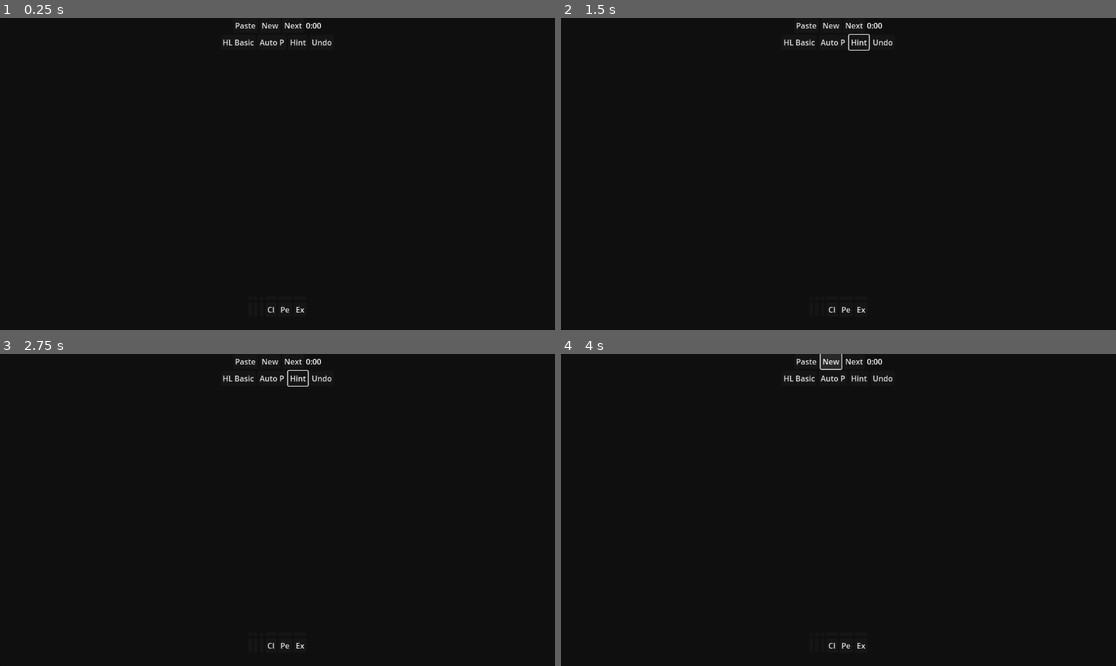
Above: before the commit, frames 1-4 (two rows, left to right).
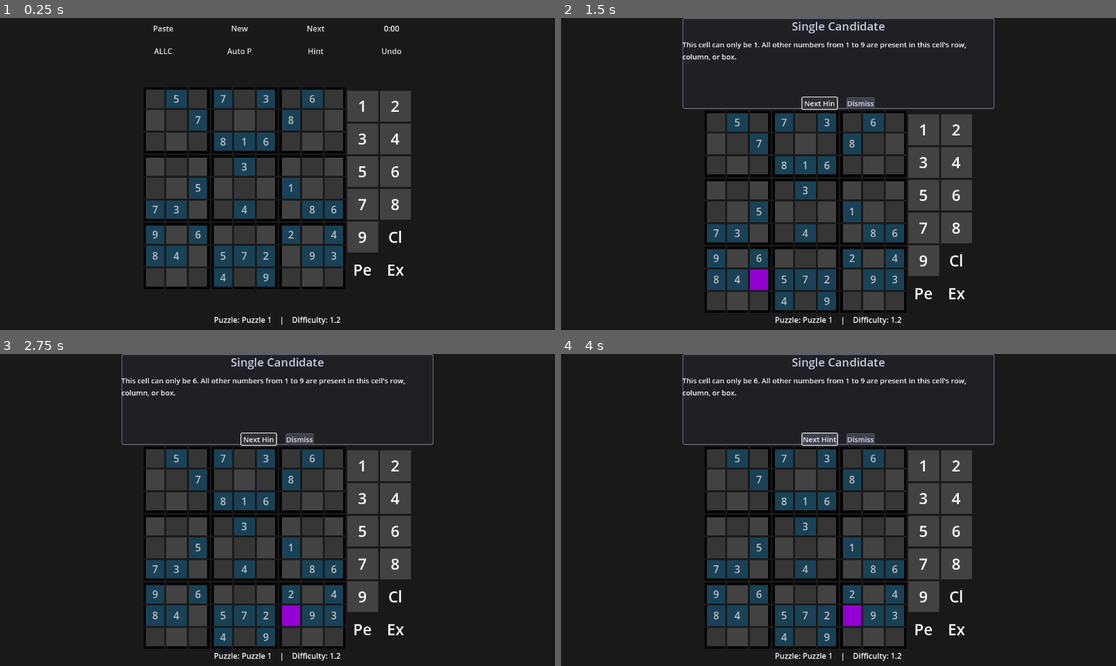
Above: after the commit, the same moments.

Repository: emmertex/nice_sudoku
Game: Godot game, scene res://game_screen.tscn
The game is run twice, just before and just after one commit, with the same random seed, the same clock (stepped at 60 frames per second) and the same inputs.
Inputs (mouse positions are in pixels of both pictures, inside the frame that each line leads up to):
- Up to frame 1 (0.25 s): no input
- Up to frame 2 (1.5 s): click "Hint" at 0.5 s; click (821, 102) at 1.25 s, where only the run after the commit has a clickable "Next Hint"
- Up to frame 3 (2.75 s): click (260, 438) at 2 s, where only the run after the commit has a clickable "Next Hint"
- Up to frame 4 (4 s): click (832, 360) at 2.75 s, where only the run before the commit has a clickable "New"; click (832, 360) at 3.5 s, where only the run before the commit has a clickable "New"

The runs differ from the first frame. In frame 1, 23% of the frame differs, in the area x 26-75%, y 1-99%; in frame 2, 25%; in frame 3, 25%, in the area x 21-79%, y 0-99%; in frame 4, 25%.
Error before the commit: Parse Error: Could not parse global class "Sudoku" from "res://sudoku_code.gd". (res://game_screen.gd:33)

Commit message:
Fix X-Wing detection by comparing BitSet word data correctly (data[0])

Diff:
--- a/hint_generator.gd
+++ b/hint_generator.gd
@@ -116,8 +116,8 @@
 				for j in range(i + 1, rows.size()):
 					var r1 = rows[i]
 					var r2 = rows[j]
-
-					if row_candidates[r1].data == row_candidates[r2].data:
+					# Compare bit patterns directly (BitSet stores only one int for size 9)
+					if row_candidates[r1].data[0] == row_candidates[r2].data[0]:
 						# X-Wing found
 						var cols = []
 						var cands = row_candidates[r1]
@@ -162,8 +162,8 @@
 				for j in range(i + 1, cols.size()):
 					var c1 = cols[i]
 					var c2 = cols[j]
-
-					if col_candidates[c1].data == col_candidates[c2].data:
+					# Compare bit patterns directly
+					if col_candidates[c1].data[0] == col_candidates[c2].data[0]:
 						# X-Wing found
 						var rows = []
 						var cands = col_candidates[c1]
--- a/sudoku_code.gd
+++ b/sudoku_code.gd
@@ -380,10 +380,10 @@
 	for r in range(9):
 		var row_cands = []
 		for c in range(9):
-            var cands = sbrc_grid.get_candidates_for_cell(r, c).clone()
+			var cands = sbrc_grid.get_candidates_for_cell(r, c).clone()
 			var bits_to_exclude = exclude_bits[r][c]
 			if bits_to_exclude > 0:
-                cands.data[0] &= ~bits_to_exclude
+				cands.data[0] &= ~bits_to_exclude
 			row_cands.append(cands)
 		temp_candidates.append(row_cands)
 
@@ -728,8 +728,8 @@
 			for r in range(9):
 				for c in range(9):
 					var bits_to_exclude = exclude_bits[r][c]
-                    if bits_to_exclude > 0:
+					if bits_to_exclude > 0:
 						sbrc_grid.candidates[r][c].data[0] &= ~bits_to_exclude
-            return true
+			return true
 
 	return false
Not shown: 1 places in game_screen.tscn that only renumber resources
